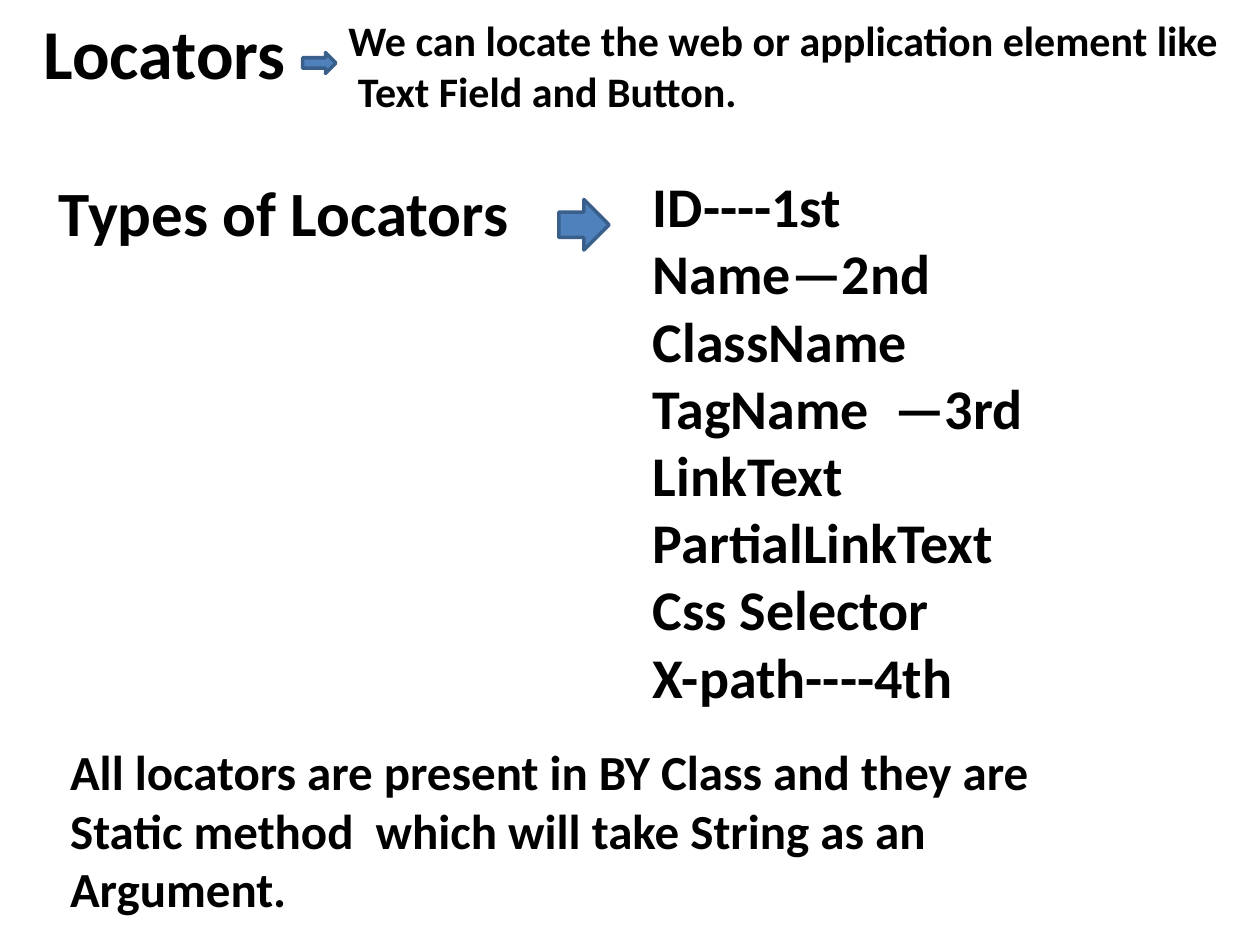
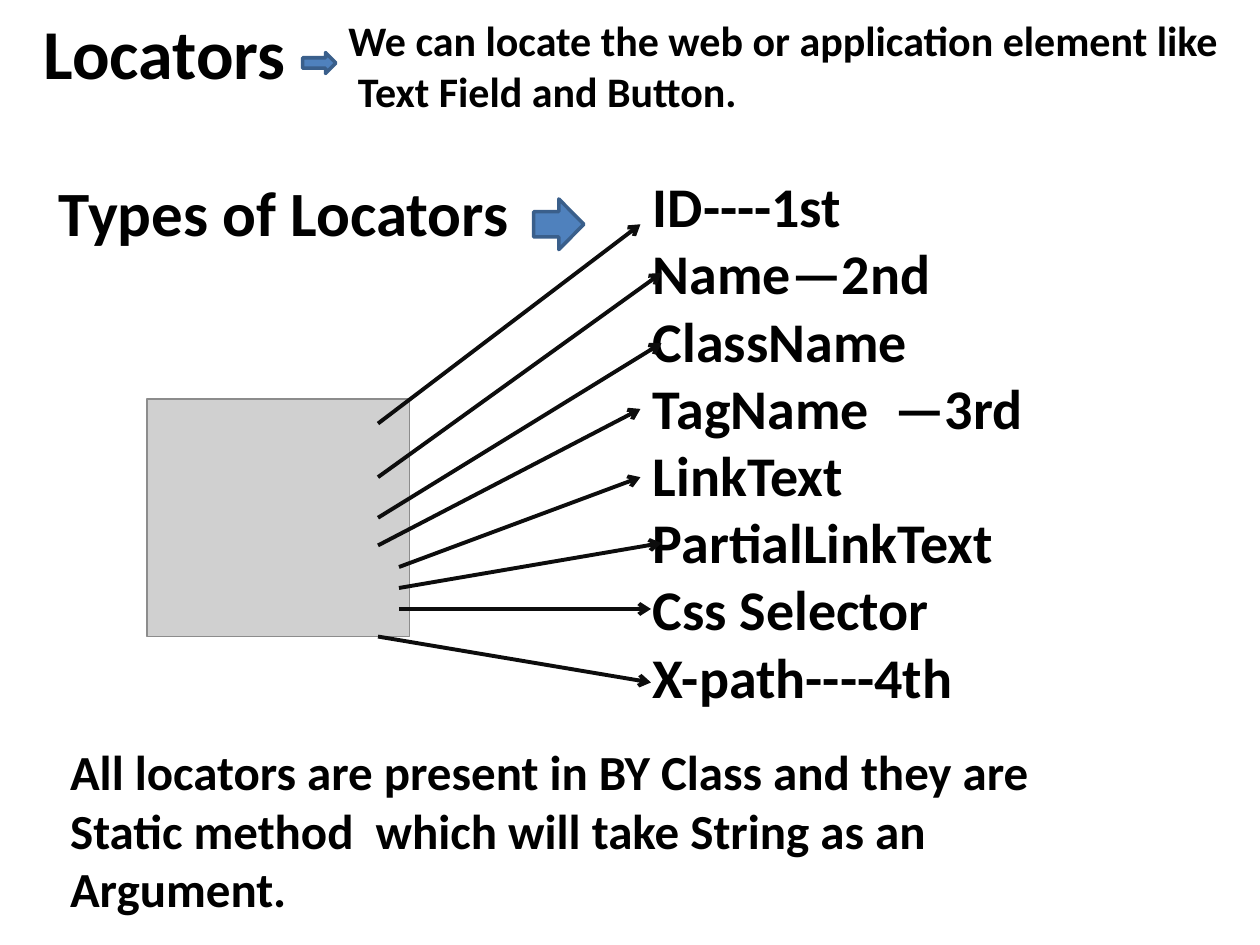
Before and after one commit to ankurverma99/Democmd, a slide deck: slide 23 of Selenium.pptx (slide 20 before the commit). Drawn at 1260x945 pixels with LibreOffice and Linux fonts; fonts in the diff are those of the drawing; grey boxes stand for pictures. Boxes give left, top, right and bottom in pixels: in the first picture for what was removed or moved away, otherwise in the second. Text is boxed around its words. In the diff, an @@ line names an element or a change of style, - is before the commit and + after.

Commit message:
2nd commit

```diff
--- a/Selenium.pptx
+++ b/Selenium.pptx
@@ right arrow: place and size @@
-right arrow at <box>558,199,609,249</box>
+right arrow at <box>534,199,585,249</box>
@@ arrow added from (378, 423) to (640, 224), #0D0D0D 2.25 pt @@
@@ arrow added from (378, 478) to (662, 273), #0D0D0D 2.25 pt @@
@@ arrow added from (378, 518) to (662, 343), #0D0D0D 2.25 pt @@
@@ picture added at <box>147,399,410,638</box> @@
@@ arrow added from (378, 546) to (640, 410), #0D0D0D 2.25 pt @@
@@ arrow added from (399, 567) to (640, 478), #0D0D0D 2.25 pt @@
@@ arrow added from (399, 588) to (662, 543), #0D0D0D 2.25 pt @@
@@ arrow added from (399, 609) to (651, 609), #0D0D0D 2.25 pt @@
@@ arrow added from (378, 636) to (651, 683), #0D0D0D 2.25 pt @@
```
Also in this commit, not shown: 2 other slides changed, 8 slides added.
